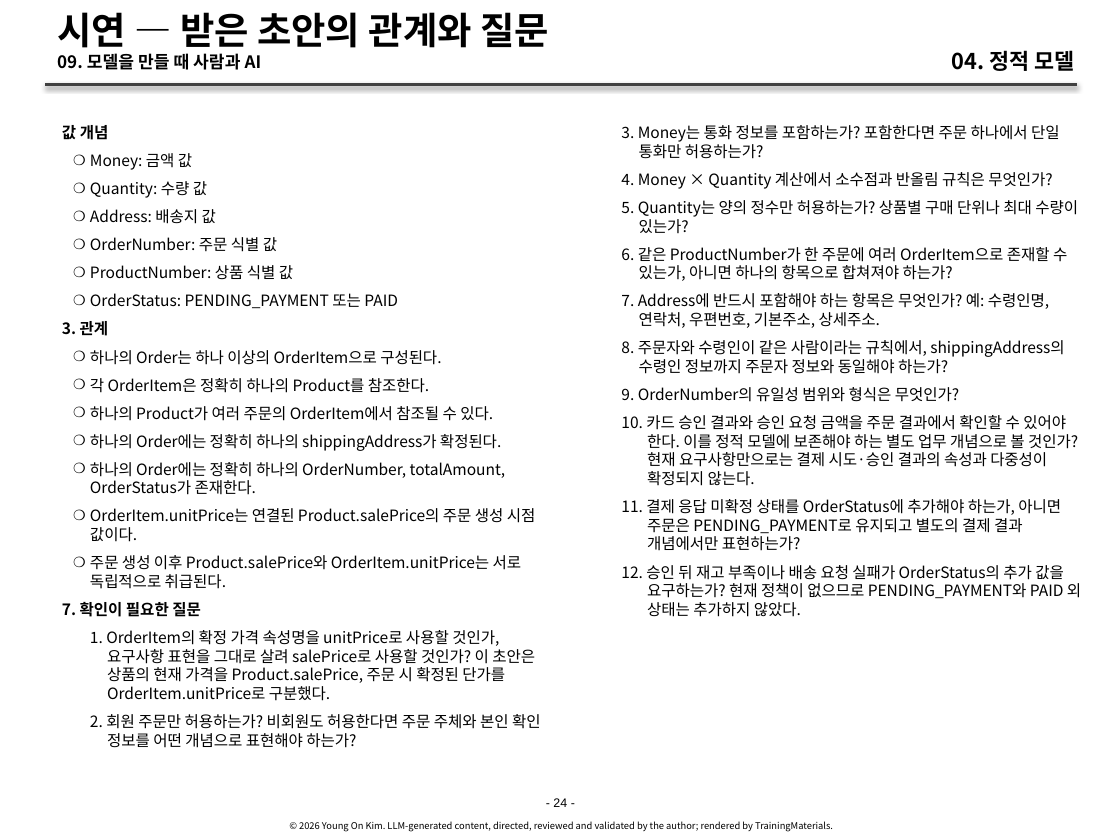
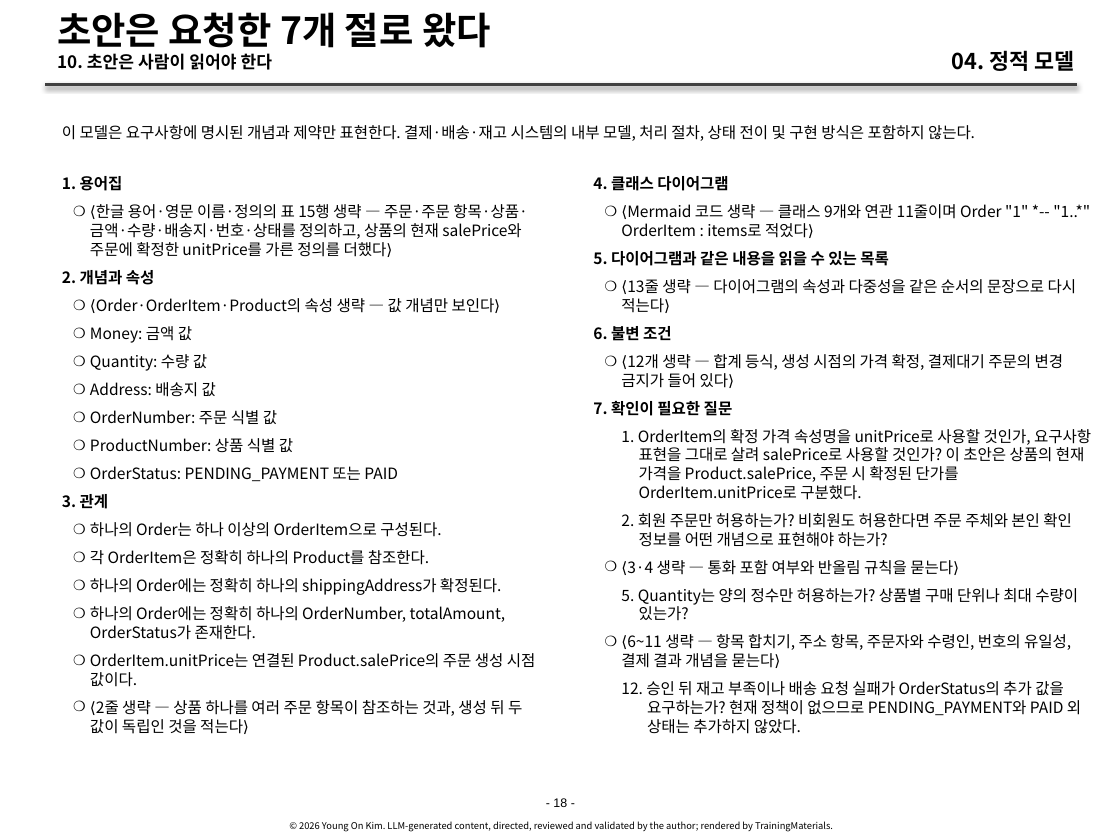
Before and after one commit to YoungSan77/TrainingMaterials, a slide deck: slide 18 of courses/ai-native/sessions/s04.pptx (slide 24 before the commit). Drawn at 1120x840 pixels with LibreOffice and Linux fonts; fonts in the diff are those of the drawing. Boxes give left, top, right and bottom in pixels: in the first picture for what was removed or moved away, otherwise in the second. Text is boxed around its words. In the diff, an @@ line names an element or a change of style, - is before the commit and + after.

```diff
--- a/courses/ai-native/sessions/s04.pptx
+++ b/courses/ai-native/sessions/s04.pptx
@@ title at <box>57,12,491,70</box>: text changed @@
-시연 — 받은 초안의 관계와 질문
-09. 모델을 만들 때 사람과 AI
+초안은 요청한 7개 절로 왔다
+10. 초안은 사람이 읽어야 한다
@@ text added at <box>62,125,975,141</box>, 10 pt, text #000000 @@
+이 모델은 요구사항에 명시된 개념과 제약만 표현한다. 결제·배송·재고 시스템의 내부 모델, 처리 절차, 상태 전이 및 구현 방식은 포함하지 않는다.
@@ text "1. 용어집": place and size @@
-text "1. 용어집" at <box>62,125,541,748</box>
+text "1. 용어집" at <box>62,176,536,734</box>
@@ text at <box>62,176,527,313</box>: text changed; bold off @@
-값 개념
+1. 용어집
+    ❍ ⟨한글 용어·영문 이름·정의의 표 15행 생략 — 주문·주문 항목·상품·금액·수량·배송지·번호·상태를 정의하고, 상품의 현재 salePrice와 주문에 확정한 unitPrice를 가른 정의를 더했다⟩
+2. 개념과 속성
+    ❍ ⟨Order·OrderItem·Product의 속성 생략 — 값 개념만 보인다⟩
@@ text "4. 클래스 다이어그램": place and size @@
-text "4. 클래스 다이어그램" at <box>621,125,1081,617</box>
+text "4. 클래스 다이어그램" at <box>593,176,1091,734</box>
@@ text at <box>593,176,1091,575</box>: text changed @@
-    3. Money는 통화 정보를 포함하는가? 포함한다면 주문 하나에서 단일 통화만 허용하는가?
-    4. Money × Quantity 계산에서 소수점과 반올림 규칙은 무엇인가?
+4. 클래스 다이어그램
+    ❍ ⟨Mermaid 코드 생략 — 클래스 9개와 연관 11줄이며 Order "1" *-- "1..*" OrderItem : items로 적었다⟩
+5. 다이어그램과 같은 내용을 읽을 수 있는 목록
+    ❍ ⟨13줄 생략 — 다이어그램의 속성과 다중성을 같은 순서의 문장으로 다시 적는다⟩
+6. 불변 조건
+    ❍ ⟨12개 생략 — 합계 등식, 생성 시점의 가격 확정, 결제대기 주문의 변경 금지가 들어 있다⟩
+7. 확인이 필요한 질문
+    1. OrderItem의 확정 가격 속성명을 unitPrice로 사용할 것인가, 요구사항 표현을 그대로 살려 salePrice로 사용할 것인가? 이 초안은 상품의 현재 가격을 Product.salePrice, 주문 시 확정된 단가를 OrderItem.unitPrice로 구분했다.
+    2. 회원 주문만 허용하는가? 비회원도 허용한다면 주문 주체와 본인 확인 정보를 어떤 개념으로 표현해야 하는가?
+    ❍ ⟨3·4 생략 — 통화 포함 여부와 반올림 규칙을 묻는다⟩
@@ text at <box>90,406,493,421</box>: paragraph removed @@
-    ❍ 하나의 Product가 여러 주문의 OrderItem에서 참조될 수 있다.
@@ text at <box>621,634,1071,668</box>: text changed @@
-    6. 같은 ProductNumber가 한 주문에 여러 OrderItem으로 존재할 수 있는가, 아니면 하나의 항목으로 합쳐져야 하는가?
-    7. Address에 반드시 포함해야 하는 항목은 무엇인가? 예: 수령인명, 연락처, 우편번호, 기본주소, 상세주소.
-    8. 주문자와 수령인이 같은 사람이라는 규칙에서, shippingAddress의 수령인 정보까지 주문자 정보와 동일해야 하는가?
-    9. OrderNumber의 유일성 범위와 형식은 무엇인가?
-    10. 카드 승인 결과와 승인 요청 금액을 주문 결과에서 확인할 수 있어야 한다. 이를 정적 모델에 보존해야 하는 별도 업무 개념으로 볼 것인가? 현재 요구사항만으로는 결제 시도·승인 결과의 속성과 다중성이 확정되지 않는다.
-    11. 결제 응답 미확정 상태를 OrderStatus에 추가해야 하는가, 아니면 주문은 PENDING_PAYMENT로 유지되고 별도의 결제 결과 개념에서만 표현하는가?
+    ❍ ⟨6~11 생략 — 항목 합치기, 주소 항목, 주문자와 수령인, 번호의 유일성, 결제 결과 개념을 묻는다⟩
@@ text at <box>90,700,522,734</box>: text changed @@
-    ❍ 주문 생성 이후 Product.salePrice와 OrderItem.unitPrice는 서로 독립적으로 취급된다.
-7. 확인이 필요한 질문
-    1. OrderItem의 확정 가격 속성명을 unitPrice로 사용할 것인가, 요구사항 표현을 그대로 살려 salePrice로 사용할 것인가? 이 초안은 상품의 현재 가격을 Product.salePrice, 주문 시 확정된 단가를 OrderItem.unitPrice로 구분했다.
-    2. 회원 주문만 허용하는가? 비회원도 허용한다면 주문 주체와 본인 확인 정보를 어떤 개념으로 표현해야 하는가?
+    ❍ ⟨2줄 생략 — 상품 하나를 여러 주문 항목이 참조하는 것과, 생성 뒤 두 값이 독립인 것을 적는다⟩
@@ text at <box>553,798,567,807</box>: text changed @@
-- 24 -
+- 18 -
```
Also in this commit, not shown: 20 other slides changed, 9 slides added, 17 slides removed, 52 other files.
